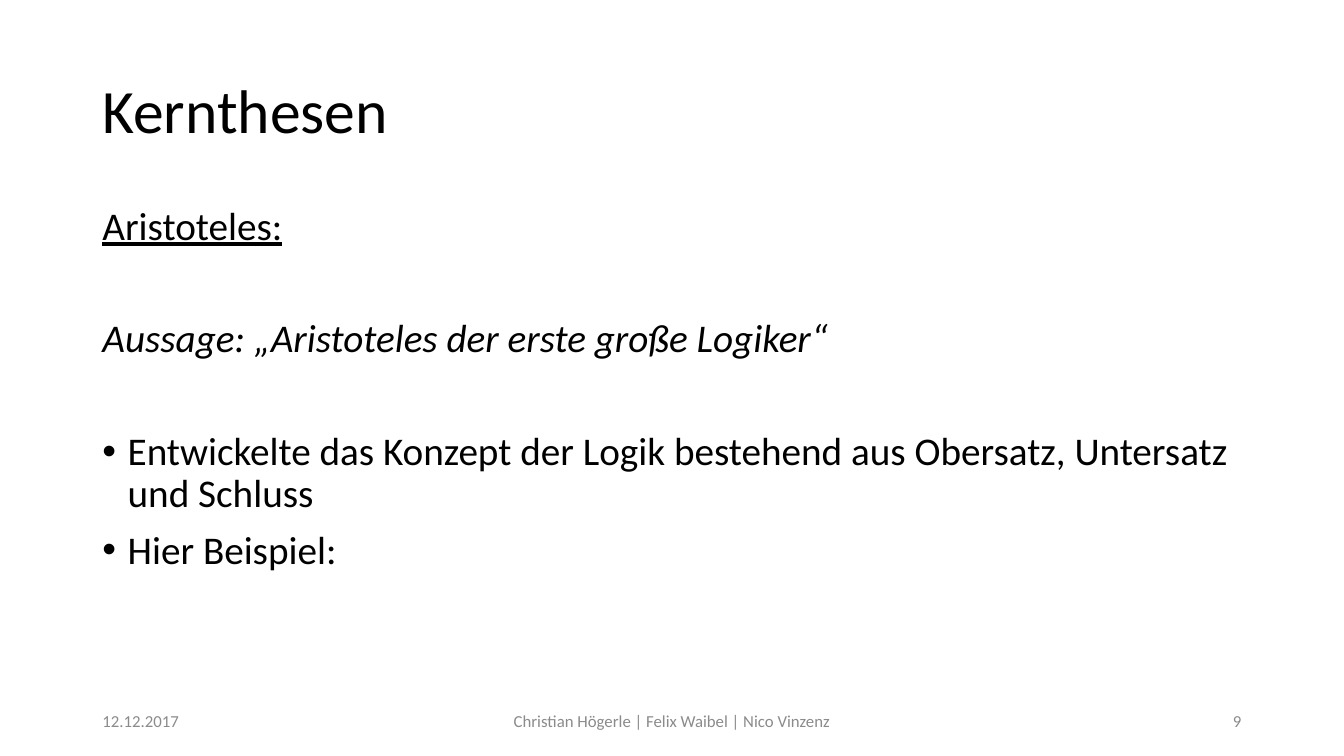
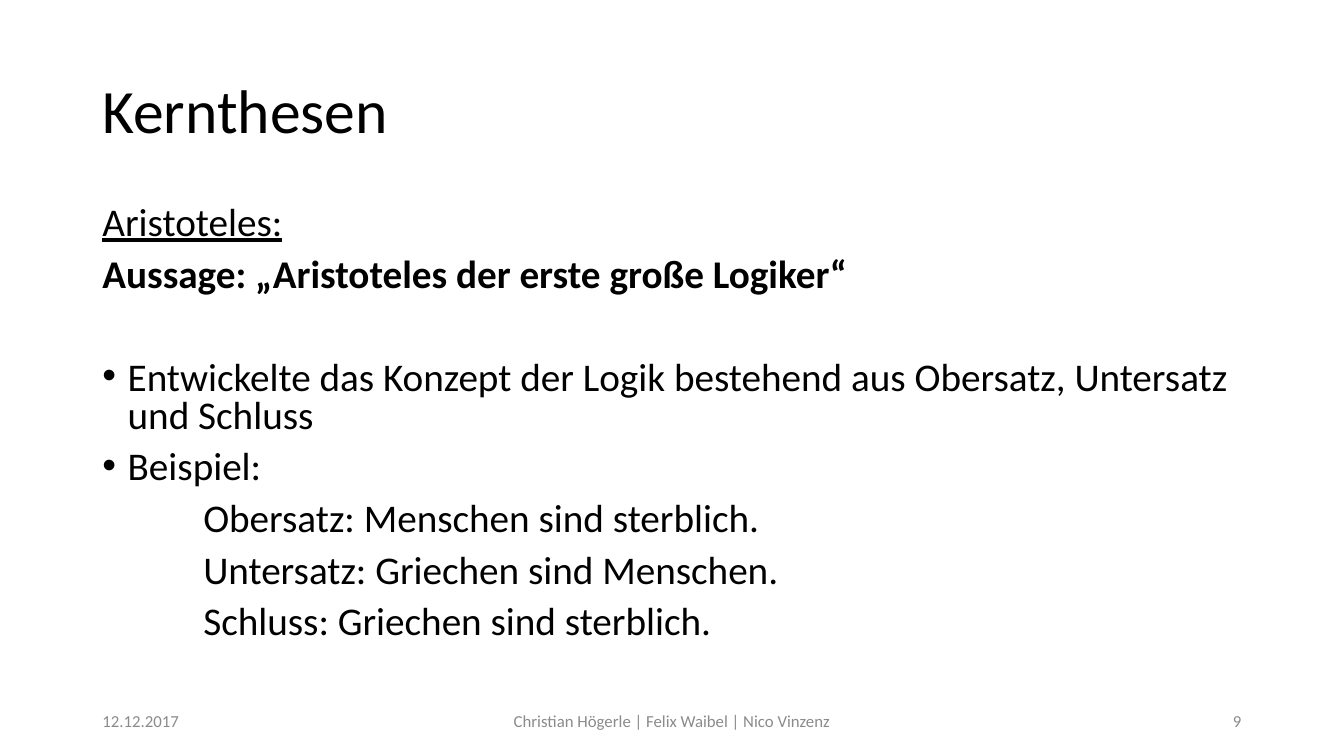
Before and after one commit to Fewa93/Berufsethik, a slide deck: slide 9 of Präsentation/Berufsethik.pptx. Drawn at 1344x756 pixels with LibreOffice and Linux fonts; fonts in the diff are those of the drawing. Boxes give left, top, right and bottom in pixels: in the first picture for what was removed or moved away, otherwise in the second. Text is boxed around its words. In the diff, an @@ line names an element or a change of style, - is before the commit and + after.

Commit message:
Aristoteles angepasst

```diff
--- a/Präsentation/Berufsethik.pptx
+++ b/Präsentation/Berufsethik.pptx
@@ text at (x1=102, y1=208, x2=1228, y2=430): bold on, italic off in "Aussage: „Aristoteles der erste große Logiker“"; line spacing 0.9 to 0.8 @@
@@ text at (x1=128, y1=452, x2=778, y2=636): text changed @@
-• Hier Beispiel:
+• Beispiel:
+Obersatz: Menschen sind sterblich.
+Untersatz: Griechen sind Menschen.
+Schluss: Griechen sind sterblich.
```
Also in this commit, not shown: 6 other slides changed.
